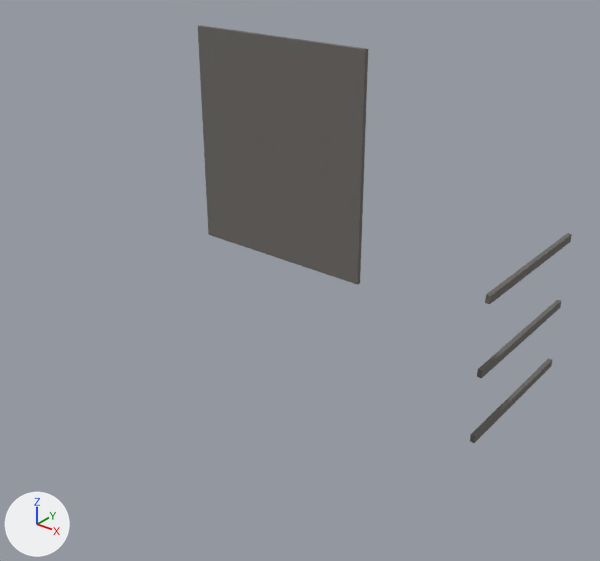
A saved change to the OBJ model Assets/KongZuo/Art/KZ_OperaHouse_P0_V03/Models/05_Backstage__SOOT.obj.
One viewpoint serves both versions: a camera (50 mm lens) standing at (12.16, -17.93, 4.76) and looking at (8.66, -13.55, 2.05). The axes (+X, +Y, +Z) are drawn at lower left. The lights are the same throughout. The older version comes first. Where no turn or scale is listed for an object, it has been applied to the vertices.

Objects in the first picture: '05_Backstage__SOOT'.
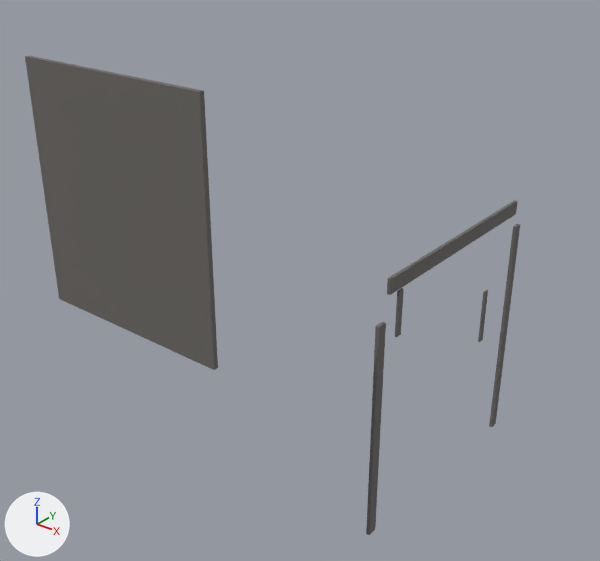
Pixel boxes (x1, y1, x2, y2) of what changed, in the pictures (600 x 561 px; the box of a moved part takes in the faces that stretch with it):
'05_Backstage__SOOT', reshaped (32% wider, 15% taller): before (198, 25, 572, 443); after (25, 56, 520, 535)
part 1 of me_05_backstage__soot, moved or reshaped: before (198, 25, 368, 285); after (25, 56, 218, 370)
part 2 of me_05_backstage__soot, added: after (489, 224, 520, 427)
part 3 of me_05_backstage__soot, added: after (366, 321, 386, 535)
part 4 of me_05_backstage__soot, added: after (387, 200, 518, 295)
part 5 of me_05_backstage__soot, added: after (478, 290, 488, 342)
part 6 of me_05_backstage__soot, added: after (395, 288, 404, 337)
part 7 of me_05_backstage__soot, deleted: before (470, 358, 552, 443)
part 8 of me_05_backstage__soot, deleted: before (477, 300, 561, 378)
part 9 of me_05_backstage__soot, deleted: before (485, 233, 572, 304)

What changed in the scene script:
```text
Change me_05_backstage__soot:
    used by ob_05_backstage__soot; location = (0.0, 0.0, 0.0)
    remove me_05_backstage__soot.from_pydata(...)  # 32 vertices, 48 faces; spans x 8.06..9.82, y -13.89..-11.22, z 0.63..3.87
    add me_05_backstage__soot.from_pydata(...)  # 48 vertices, 72 faces; spans x 8.06..9.81, y -15.22..-12.32, z 0.58..3.87
    me_05_backstage__soot part 1: the loose piece of 8 vertices spanning x 8.06..9.4, y -13.89..-13.85, z 2.37..3.87 is moved by (0.0, -1.34, 0.0)
    me_05_backstage__soot part 2: a new loose piece, a box spanning x 9.78..9.805, y -12.393..-12.322, z 0.58..2.4, in mat_soot (dark grey #6c6965)
    me_05_backstage__soot part 3: a new loose piece, a box spanning x 9.78..9.805, y -14.228..-14.154, z 0.72..2.34, in mat_soot (dark grey #6c6965)
    me_05_backstage__soot part 4: a new loose piece, a box spanning x 9.782..9.805, y -14.124..-12.424, z 2.515..2.619, in mat_soot (dark grey #6c6965)
    me_05_backstage__soot part 5: a new loose piece, a box spanning x 9.793..9.808, y -12.816..-12.771, z 1.6..2.02, in mat_soot (dark grey #6c6965)
    me_05_backstage__soot part 6: a new loose piece, a box spanning x 9.793..9.807, y -14.024..-13.974, z 2.18..2.5, in mat_soot (dark grey #6c6965)
    me_05_backstage__soot part 7: the loose piece of 8 vertices spanning x 9.78..9.82, y -12.74..-11.22, z 0.63..0.7 is deleted
    me_05_backstage__soot part 8: the loose piece of 8 vertices spanning x 9.78..9.82, y -12.74..-11.22, z 1.25..1.32 is deleted
    me_05_backstage__soot part 9: the loose piece of 8 vertices spanning x 9.78..9.82, y -12.74..-11.22, z 1.9..1.97 is deleted
```
